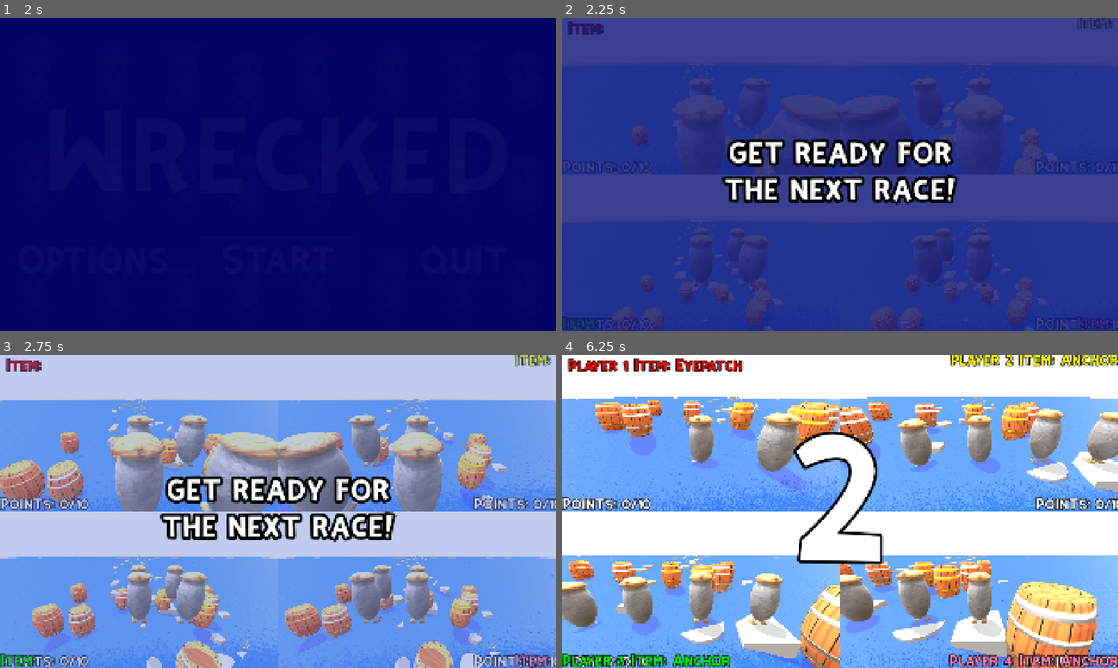
Above: before the commit, frames 1-4 (two rows, left to right).
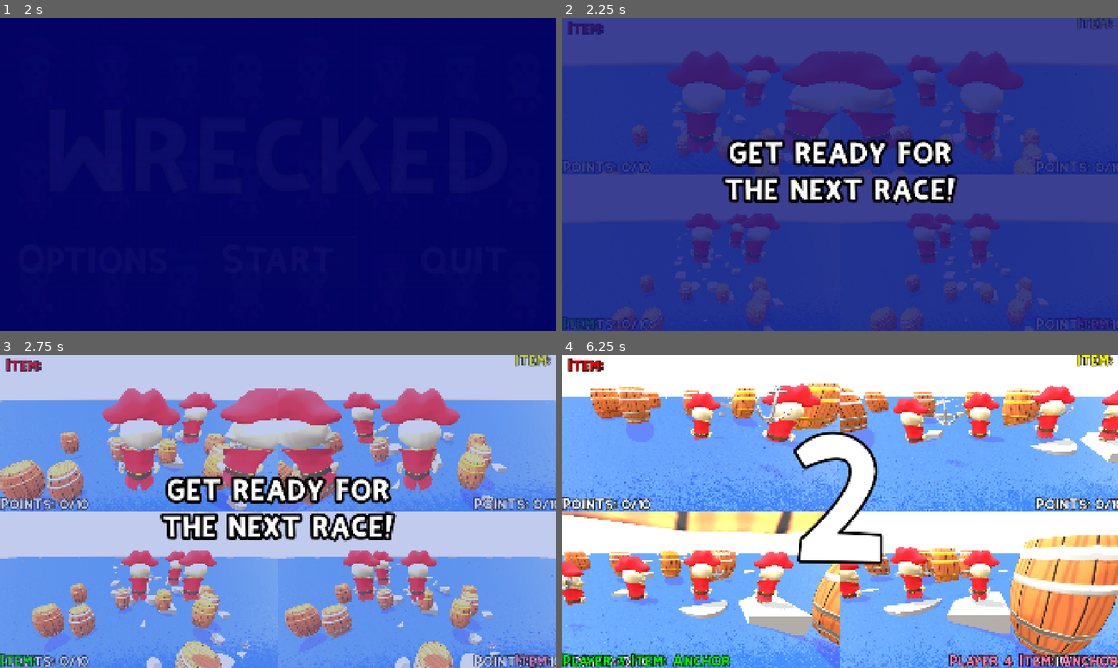
Above: after the commit, the same moments.

Repository: SofiaTilde/wrecked-DH2650-spel-project
Game: Godot game, scene res://MainMenu.tscn
Same seed, same stepped clock (60 frames per second), same inputs: the game is played once before the commit and once after it.
Inputs (mouse positions are in pixels of both pictures, inside the frame that each line leads up to):
- Up to frame 1 (2 s): click "Start" at 0.5 s; click "Start" at 1.25 s
- Up to frame 2 (2.25 s): move the mouse to (962, 158) at 2.02 s
- Up to frame 3 (2.75 s): no input
- Up to frame 4 (6.25 s): move the mouse to (812, 511) at 2.77 s; move the mouse to (851, 505) at 3.52 s; move the mouse to (834, 517) at 4.27 s; move the mouse to (878, 514) at 5.02 s; move the mouse to (795, 508) at 5.77 s

Frame 1 is identical in both runs. In frame 2, 8.2% of the frame differs, in the area x 18-83%, y 10-86%; in frame 3, 20%; in frame 4, 45%, in the area x 0-100%, y 0-100%.

Commit message:
added Rackham

Diff:
--- a/wrecked/player.tscn
+++ b/wrecked/player.tscn
@@ -1,23 +1,81 @@
-[gd_scene load_steps=6 format=3 uid="uid://g4tbrr3sfui2"]
+[gd_scene load_steps=10 format=3 uid="uid://g4tbrr3sfui2"]
 
 [ext_resource type="Script" uid="uid://uuv10ct6y602" path="res://player_controller.gd" id="1_4flbx"]
 [ext_resource type="PackedScene" uid="uid://ci17mdsvxbc5j" path="res://meshes/placeholdercharacter/PlaceholderCharacter.glb" id="2_onrkg"]
+[ext_resource type="PackedScene" uid="uid://bbfcgykisxrxu" path="res://meshes/Characters/Rackham_red.fbx" id="2_sweqy"]
 [ext_resource type="PackedScene" uid="uid://lw6bygjm0w6o" path="res://transitioner.tscn" id="3_i3pqv"]
-[ext_resource type="Script" uid="uid://6n2qlha5nso7" path="res://respawn_manager.gd" id="4_hqtel"]
+[ext_resource type="Script" path="res://respawn_manager.gd" id="4_hqtel"]
+
+[sub_resource type="AnimationNodeAnimation" id="AnimationNodeAnimation_2hs0m"]
+animation = &"rig_Rackham_the_red|Idle"
+
+[sub_resource type="AnimationNodeStateMachineTransition" id="AnimationNodeStateMachineTransition_1jxqw"]
+advance_mode = 2
+
+[sub_resource type="AnimationNodeStateMachine" id="AnimationNodeStateMachine_dw050"]
+states/Idle/node = SubResource("AnimationNodeAnimation_2hs0m")
+states/Idle/position = Vector2(498, 211)
+states/Start/position = Vector2(231, 91)
+transitions = ["Start", "Idle", SubResource("AnimationNodeStateMachineTransition_1jxqw")]
+graph_offset = Vector2(-97, -2)
 
 [sub_resource type="CapsuleShape3D" id="CapsuleShape3D_onrkg"]
-height = 2.204
+radius = 0.32
+height = 1.9
 
 [node name="Player" type="CharacterBody3D"]
 axis_lock_angular_x = true
 axis_lock_angular_z = true
 script = ExtResource("1_4flbx")
 
+[node name="Rackham_red" parent="." instance=ExtResource("2_sweqy")]
+transform = Transform3D(-1.5, 0, -1.31134e-07, 0, 1.5, 0, 1.31134e-07, 0, -1.5, 0, 0, 0)
+
+[node name="Skeleton3D" parent="Rackham_red/rig_Rackham_the_red" index="0"]
+bones/5/rotation = Quaternion(-0.688927, -0.0861017, 0.701615, -0.160319)
+bones/8/rotation = Quaternion(0.135198, 0.0313157, 0.100013, 0.985261)
+bones/9/rotation = Quaternion(0.171786, -0.00279521, -0.0183508, 0.984959)
+bones/10/rotation = Quaternion(0.209221, 0.00943632, 0.058763, 0.976055)
+bones/12/rotation = Quaternion(0.153013, 0.0183829, 0.00433793, 0.988044)
+bones/14/rotation = Quaternion(0.165592, 0.00497768, 0.00416734, 0.986173)
+bones/16/rotation = Quaternion(0.154549, 0.0184526, 0.00473302, 0.987801)
+bones/17/rotation = Quaternion(0.161785, 0.000472032, 0.00309723, 0.986821)
+bones/18/rotation = Quaternion(0.156976, 0.00503464, 0.00493365, 0.987577)
+bones/22/rotation = Quaternion(-0.248939, 0.0898902, -0.277814, 0.923455)
+bones/23/rotation = Quaternion(-0.16697, -0.0162259, -0.132857, 0.976835)
+bones/25/rotation = Quaternion(0.253128, 0.0185008, 0.0115717, 0.967187)
+bones/27/rotation = Quaternion(0.700595, -0.149144, 0.690965, 0.0974173)
+bones/30/rotation = Quaternion(0.0825987, -0.0259515, -0.101537, 0.991057)
+bones/31/rotation = Quaternion(0.119151, 0.00181524, 0.0184735, 0.992703)
+bones/32/rotation = Quaternion(0.157008, -0.00629707, -0.0591817, 0.985802)
+bones/34/rotation = Quaternion(0.10024, -0.0181257, -0.00530962, 0.994784)
+bones/35/rotation = Quaternion(0.11337, -0.000422983, -0.00431031, 0.993543)
+bones/36/rotation = Quaternion(0.112902, -0.00474902, -0.0044262, 0.993585)
+bones/38/rotation = Quaternion(0.101788, -0.0181746, -0.00570784, 0.994624)
+bones/39/rotation = Quaternion(0.109066, -0.000306772, -0.00311791, 0.99403)
+bones/40/rotation = Quaternion(0.104224, -0.00476486, -0.00519448, 0.994529)
+bones/42/rotation = Quaternion(-0.514421, -0.24349, 0.75701, -0.320968)
+bones/43/rotation = Quaternion(-0.293472, 0.127847, 0.559124, 0.764794)
+bones/44/rotation = Quaternion(-0.248939, -0.0898907, 0.277814, 0.923455)
+bones/45/rotation = Quaternion(-0.16697, 0.0162261, 0.132857, 0.976835)
+bones/47/rotation = Quaternion(0.201323, -0.0178587, -0.0125395, 0.979282)
+bones/49/rotation = Quaternion(0.993785, 5.98821e-05, -3.61475e-06, 0.11132)
+bones/50/rotation = Quaternion(-0.335326, 1.55097e-05, 9.93278e-05, 0.942102)
+bones/51/rotation = Quaternion(-0.325835, -5.53001e-06, -5.72282e-05, 0.945427)
+bones/55/rotation = Quaternion(0.993785, -5.9871e-05, 3.71455e-06, 0.11132)
+bones/56/rotation = Quaternion(-0.335326, -1.5403e-05, -9.92338e-05, 0.942102)
+bones/57/rotation = Quaternion(-0.325835, 5.53001e-06, 5.72282e-05, 0.945427)
+
+[node name="AnimationTree" type="AnimationTree" parent="Rackham_red"]
+tree_root = SubResource("AnimationNodeStateMachine_dw050")
+anim_player = NodePath("../AnimationPlayer")
+
 [node name="PlaceholderCharacter" parent="." instance=ExtResource("2_onrkg")]
 transform = Transform3D(-0.5, 0, -4.37114e-08, 0, 0.5, 0, 4.37114e-08, 0, -0.5, 0, -1.00602, 0)
+visible = false
 
 [node name="CollisionShape3D" type="CollisionShape3D" parent="."]
-transform = Transform3D(1, 0, 0, 0, 1, 0, 0, 0, 1, 0, 0.0897155, 0)
+transform = Transform3D(1, 0, 0, 0, 1, 0, 0, 0, 1, 0, 1.00671, 0)
 shape = SubResource("CapsuleShape3D_onrkg")
 debug_color = Color(0.894678, 0.000303416, 0.814324, 0.42)
 
@@ -48,3 +106,5 @@
 expand_mode = 1
 
 [connection signal="timeout" from="RespawnManager/ResetTimer" to="RespawnManager" method="_on_ResetTimer_timeout"]
+
+[editable path="Rackham_red"]
Not shown, changed: wrecked/meshes/Characters/Rackham_red.fbx.import
